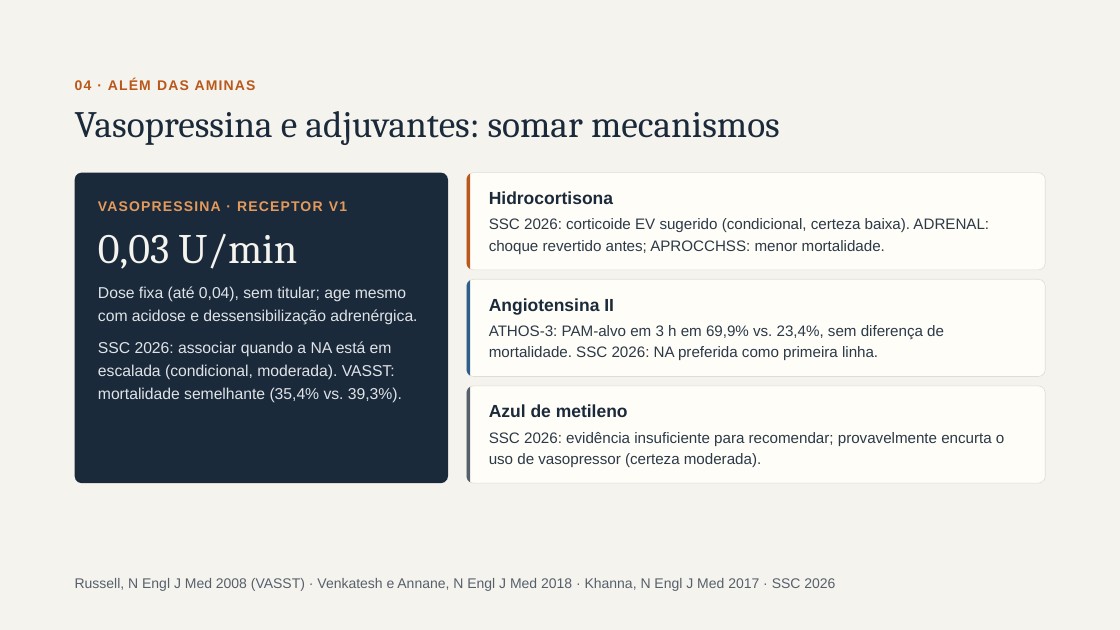
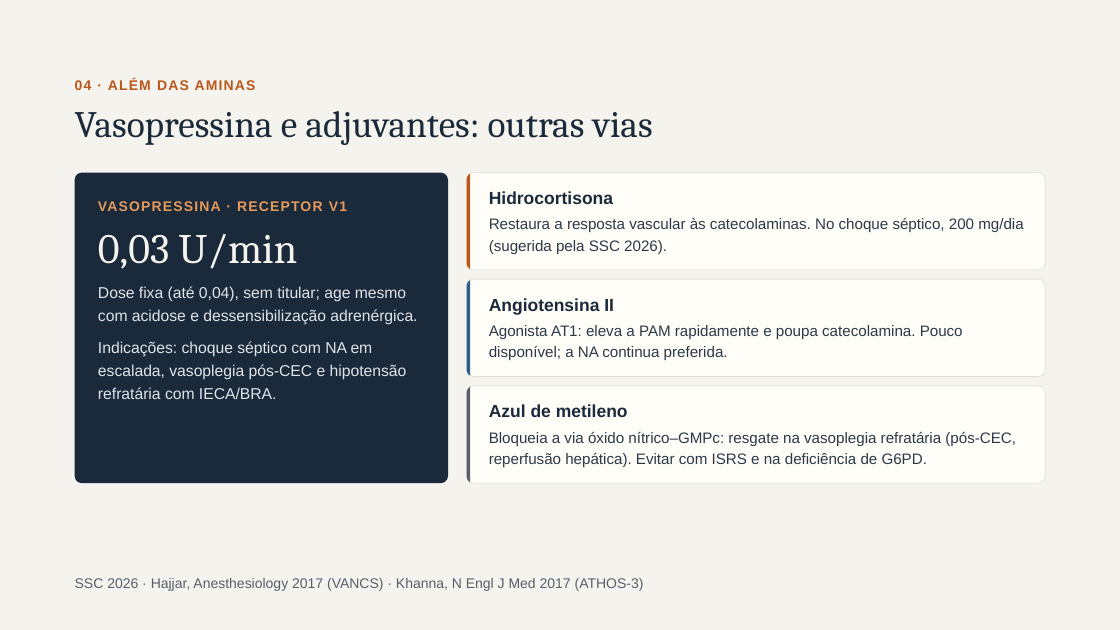
Before and after one commit to brunomoraesdubois-bit/Bruno, a slide deck: slide 10 of apresentacao/Aminas_Vasoativas.pptx (slide 9 before the commit). Drawn at 1120x630 pixels with LibreOffice and Linux fonts; fonts in the diff are those of the drawing. Boxes give left, top, right and bottom in pixels: in the first picture for what was removed or moved away, otherwise in the second. Text is boxed around its words. In the diff, an @@ line names an element or a change of style, - is before the commit and + after.

```diff
--- a/apresentacao/Aminas_Vasoativas.pptx
+++ b/apresentacao/Aminas_Vasoativas.pptx
@@ title at box(75, 111, 653, 145): text changed @@
-Vasopressina e adjuvantes: somar mecanismos
+Vasopressina e adjuvantes: outras vias
@@ text at box(489, 218, 1023, 254): text changed @@
-SSC 2026: corticoide EV sugerido (condicional, certeza baixa). ADRENAL: choque revertido antes; APROCCHSS: menor mortalidade.
+Restaura a resposta vascular às catecolaminas. No choque séptico, 200 mg/dia (sugerida pela SSC 2026).
@@ text at box(489, 325, 963, 360): text changed @@
-ATHOS-3: PAM-alvo em 3 h em 69,9% vs. 23,4%, sem diferença de mortalidade. SSC 2026: NA preferida como primeira linha.
+Agonista AT1: eleva a PAM rapidamente e poupa catecolamina. Pouco disponível; a NA continua preferida.
@@ text at box(98, 341, 407, 399): text changed @@
-SSC 2026: associar quando a NA está em escalada (condicional, moderada). VASST: mortalidade semelhante (35,4% vs. 39,3%).
+Indicações: choque séptico com NA em escalada, vasoplegia pós-CEC e hipotensão refratária com IECA/BRA.
@@ text at box(489, 432, 1016, 467): text changed @@
-SSC 2026: evidência insuficiente para recomendar; provavelmente encurta o uso de vasopressor (certeza moderada).
+Bloqueia a via óxido nítrico–GMPc: resgate na vasoplegia refratária (pós-CEC, reperfusão hepática). Evitar com ISRS e na deficiência de G6PD.
@@ text at box(75, 578, 644, 591): text changed @@
-Russell, N Engl J Med 2008 (VASST) · Venkatesh e Annane, N Engl J Med 2018 · Khanna, N Engl J Med 2017 · SSC 2026
+SSC 2026 · Hajjar, Anesthesiology 2017 (VANCS) · Khanna, N Engl J Med 2017 (ATHOS-3)
```
Also in this commit, not shown: 13 other slides changed, 3 slides added, 3 slides removed, 22 other files.
